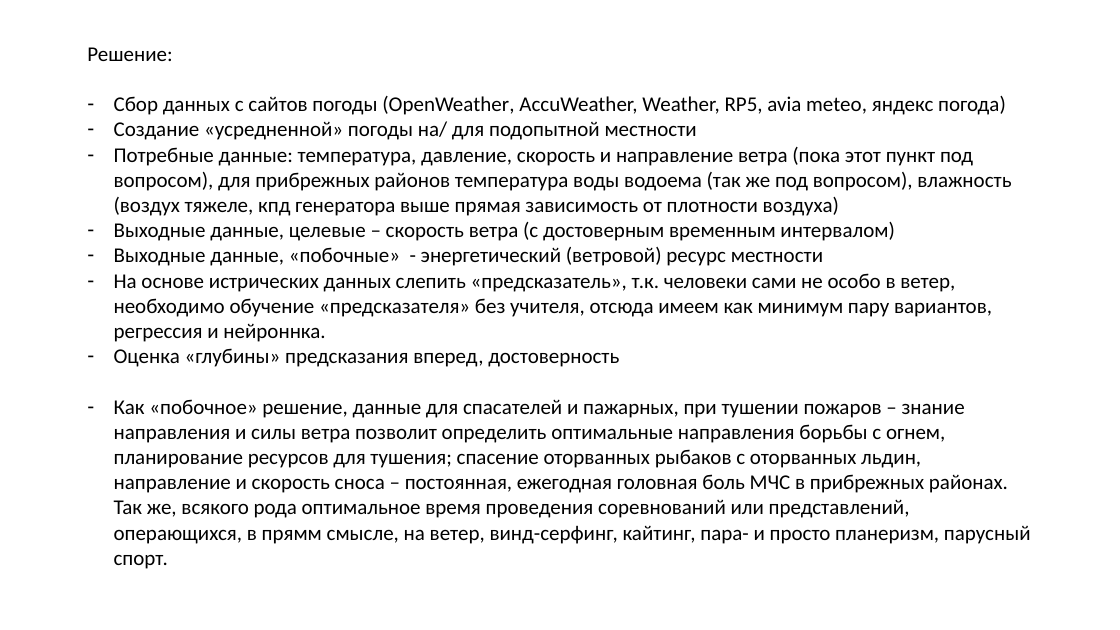
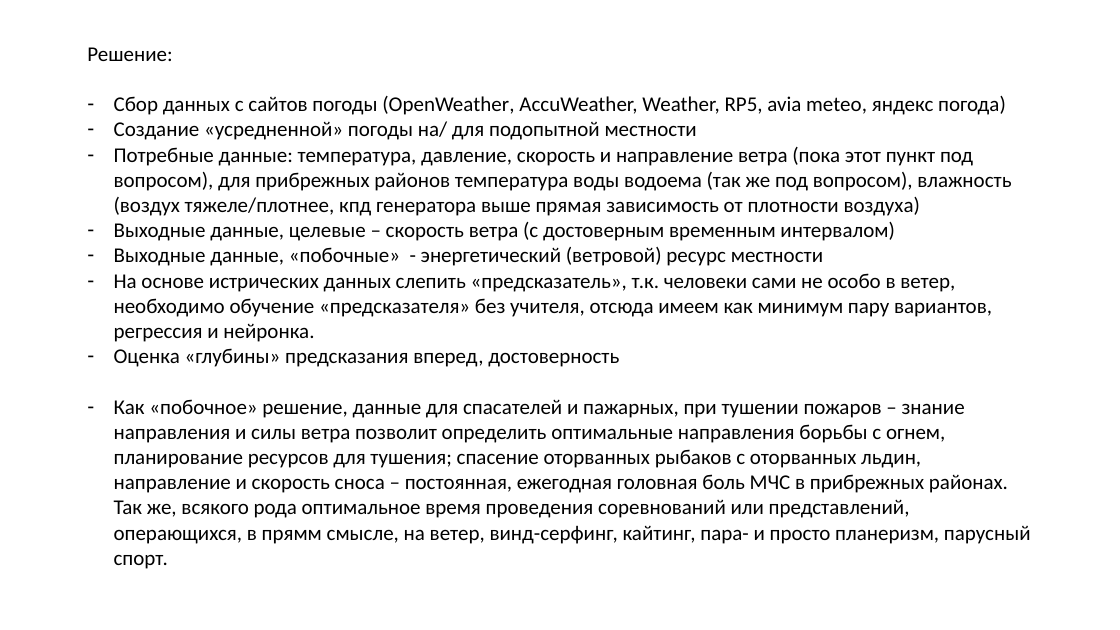
Before and after one commit to Dmitry1973/GB_Final_project, a slide deck: slide 5 of FInal_project.pptx. Drawn at 1120x630 pixels with LibreOffice and Linux fonts; fonts in the diff are those of the drawing. Boxes give left, top, right and bottom in pixels: in the first picture for what was removed or moved away, otherwise in the second. Text is boxed around its words. In the diff, an @@ line names an element or a change of style, - is before the commit and + after.

```diff
--- a/FInal_project.pptx
+++ b/FInal_project.pptx
@@ text at [114, 147, 1011, 216]: text changed @@
-– Потребные данные: температура, давление, скорость и направление ветра (пока этот пункт под вопросом), для прибрежных районов температура воды водоема (так же под вопросом), влажность (воздух тяжеле, кпд генератора выше прямая зависимость от плотности воздуха)
+– Потребные данные: температура, давление, скорость и направление ветра (пока этот пункт под вопросом), для прибрежных районов температура воды водоема (так же под вопросом), влажность (воздух тяжеле/плотнее, кпд генератора выше прямая зависимость от плотности воздуха)
@@ text at [114, 273, 992, 342]: text changed @@
-– На основе истрических данных слепить «предсказатель», т.к. человеки сами не особо в ветер, необходимо обучение «предсказателя» без учителя, отсюда имеем как минимум пару вариантов, регрессия и нейроннка.
+– На основе истрических данных слепить «предсказатель», т.к. человеки сами не особо в ветер, необходимо обучение «предсказателя» без учителя, отсюда имеем как минимум пару вариантов, регрессия и нейронка.
```
Also in this commit, not shown: 3 other slides changed.
